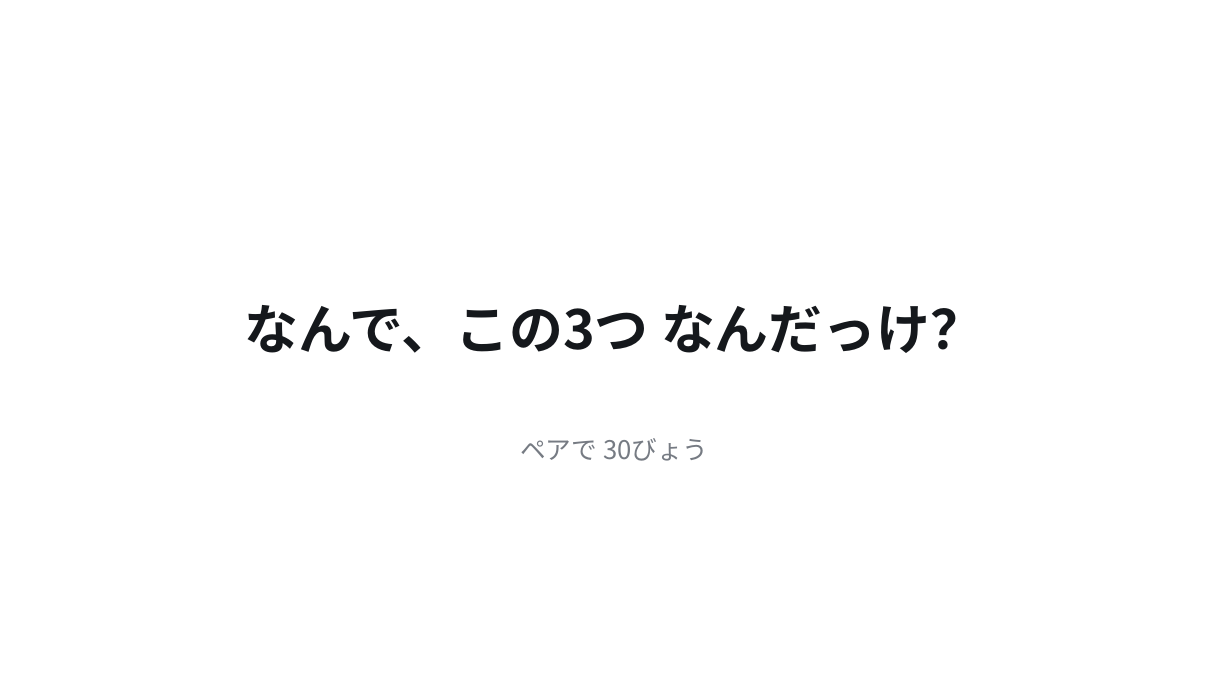
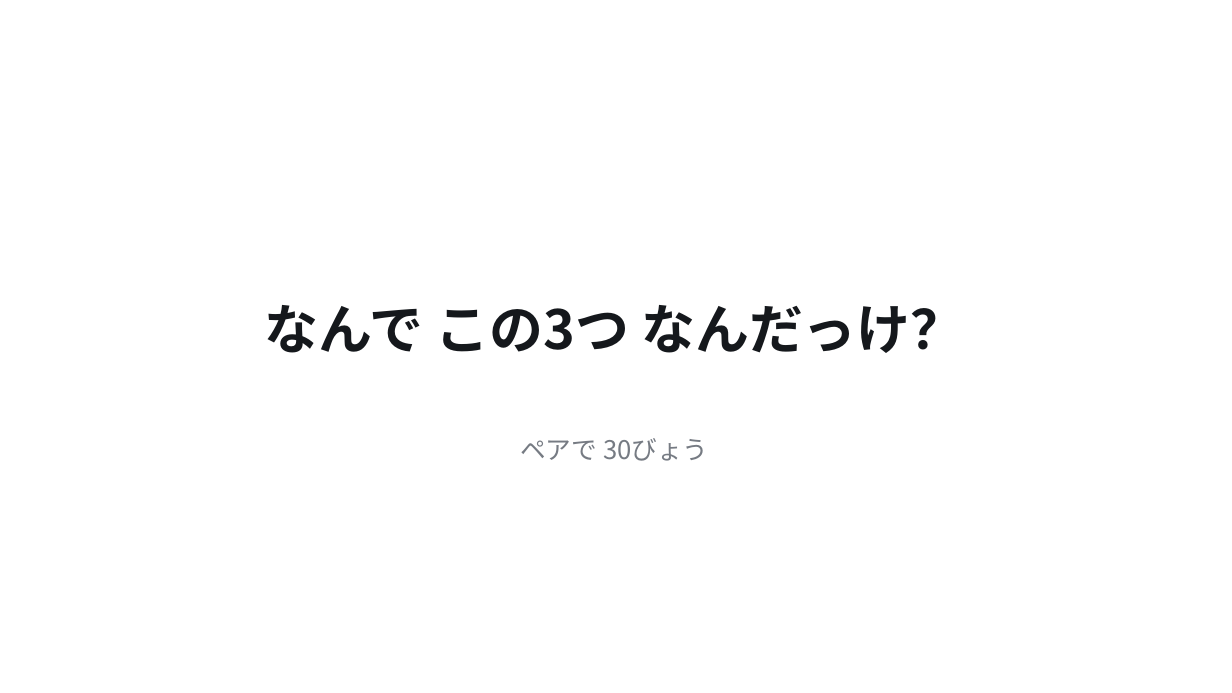
Before and after one commit to A-TOZAK/tateiwa-kenshu, a slide deck: slide 6 of templates/t2_gakkyu_rule.pptx. Drawn at 1232x693 pixels with LibreOffice and Linux fonts; fonts in the diff are those of the drawing. Boxes give left, top, right and bottom in pixels: in the first picture for what was removed or moved away, otherwise in the second. Text is boxed around its words. In the diff, an @@ line names an element or a change of style, - is before the commit and + after.

```diff
--- a/templates/t2_gakkyu_rule.pptx
+++ b/templates/t2_gakkyu_rule.pptx
@@ text at [264,305,964,353]: text changed @@
-なんで、この3つ なんだっけ？
+なんで この3つ なんだっけ？
```
Also in this commit, not shown: 5 other slides changed, 17 other files.
